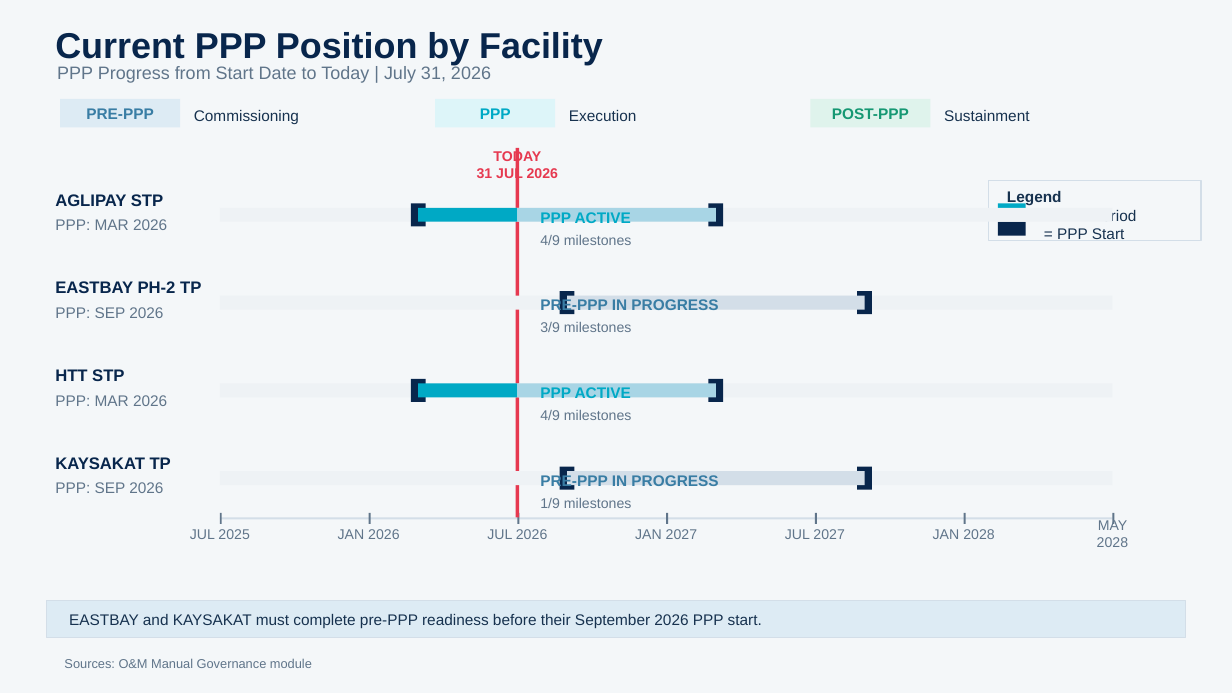
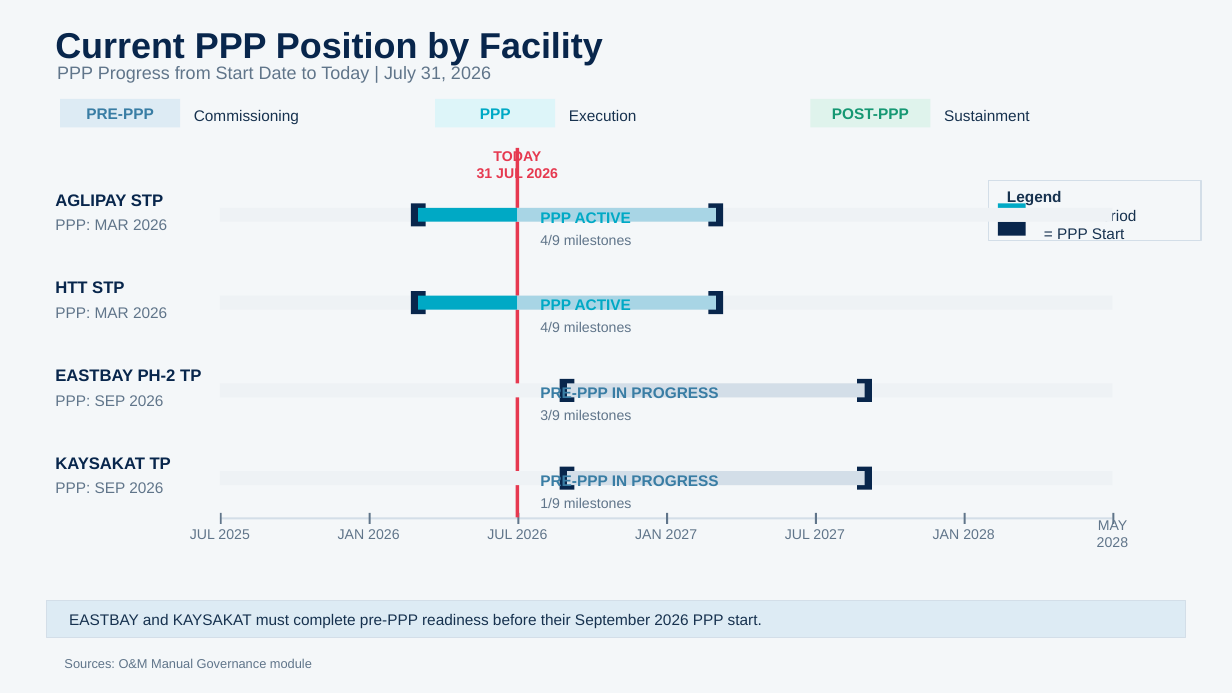
Before and after one commit to estrangender26/odm-dashboard, a slide deck: slide 2 of OM-Governance-Onboarding-Progress-TEST.pptx. Drawn at 1232x693 pixels with LibreOffice and Linux fonts; fonts in the diff are those of the drawing. Boxes give left, top, right and bottom in pixels: in the first picture for what was removed or moved away, otherwise in the second. Text is boxed around its words. In the diff, an @@ line names an element or a change of style, - is before the commit and + after.

```diff
--- a/OM-Governance-Onboarding-Progress-TEST.pptx
+++ b/OM-Governance-Onboarding-Progress-TEST.pptx
@@ text "HTT STP" moved from (x1=55, y1=369, x2=124, y2=381) to (x1=55, y1=281, x2=124, y2=293) @@
@@ rectangle moved from (x1=419, y1=384, x2=518, y2=397) to (x1=419, y1=296, x2=518, y2=310) @@
@@ rectangle resized from (x1=567, y1=296, x2=865, y2=310) to (x1=518, y1=296, x2=716, y2=310) @@
@@ rectangle at (x1=518, y1=296, x2=716, y2=310): fill #D3DEE8 to #A8D5E5 @@
@@ text at (x1=540, y1=299, x2=631, y2=314): text changed; text colour #397DA4 to #00A9C5 @@
-PRE-PPP IN PROGRESS
+PPP ACTIVE
@@ text at (x1=55, y1=307, x2=167, y2=318): text changed @@
-PPP: SEP 2026
+PPP: MAR 2026
@@ text at (x1=540, y1=322, x2=632, y2=332): text changed @@
-3/9 milestones
+4/9 milestones
@@ text "EASTBAY PH-2 TP" moved from (x1=55, y1=281, x2=201, y2=293) to (x1=55, y1=369, x2=201, y2=381) @@
@@ text at (x1=540, y1=386, x2=718, y2=402): text changed; text colour #00A9C5 to #397DA4 @@
-PPP ACTIVE
+PRE-PPP IN PROGRESS
@@ 3 rectangles moved together from (x1=560, y1=291, x2=872, y2=402) to (x1=411, y1=291, x2=724, y2=402) @@
@@ rectangle resized from (x1=518, y1=384, x2=716, y2=397) to (x1=567, y1=384, x2=865, y2=397) @@
@@ rectangle at (x1=567, y1=384, x2=865, y2=397): fill #A8D5E5 to #D3DEE8 @@
@@ rectangle moved from (x1=411, y1=379, x2=426, y2=402) to (x1=858, y1=379, x2=872, y2=402) @@
@@ text at (x1=55, y1=395, x2=163, y2=406): text changed @@
-PPP: MAR 2026
+PPP: SEP 2026
@@ text at (x1=540, y1=410, x2=632, y2=420): text changed @@
-4/9 milestones
+3/9 milestones
```
Also in this commit, not shown: 2 other slides changed, 6 other files.
